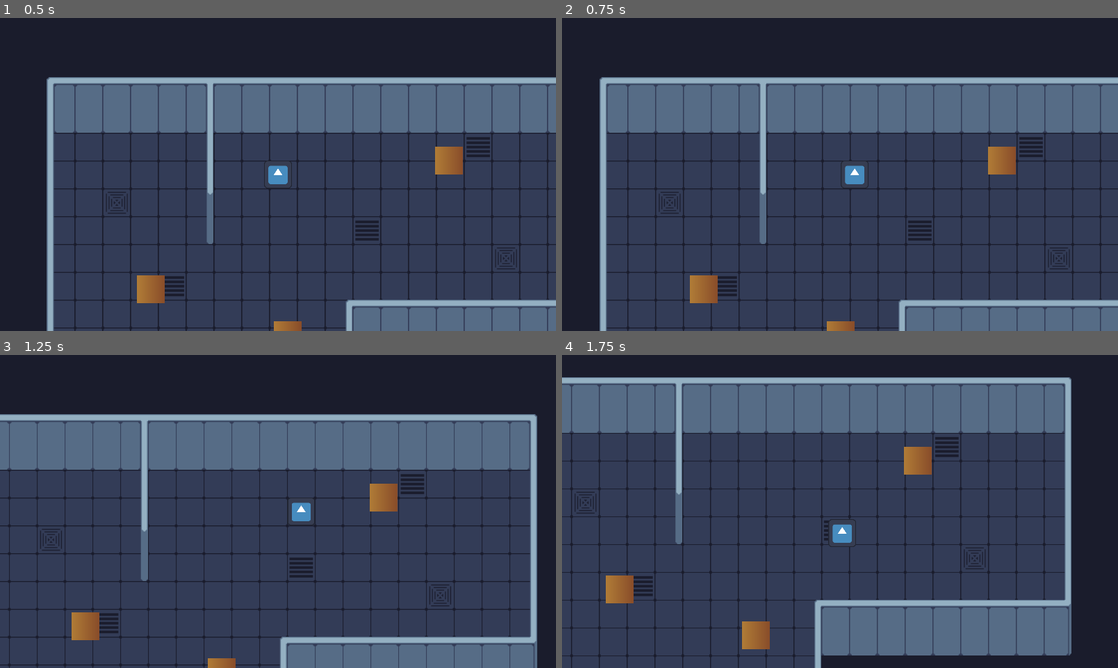
Above: before the commit, frames 1-4 (two rows, left to right).
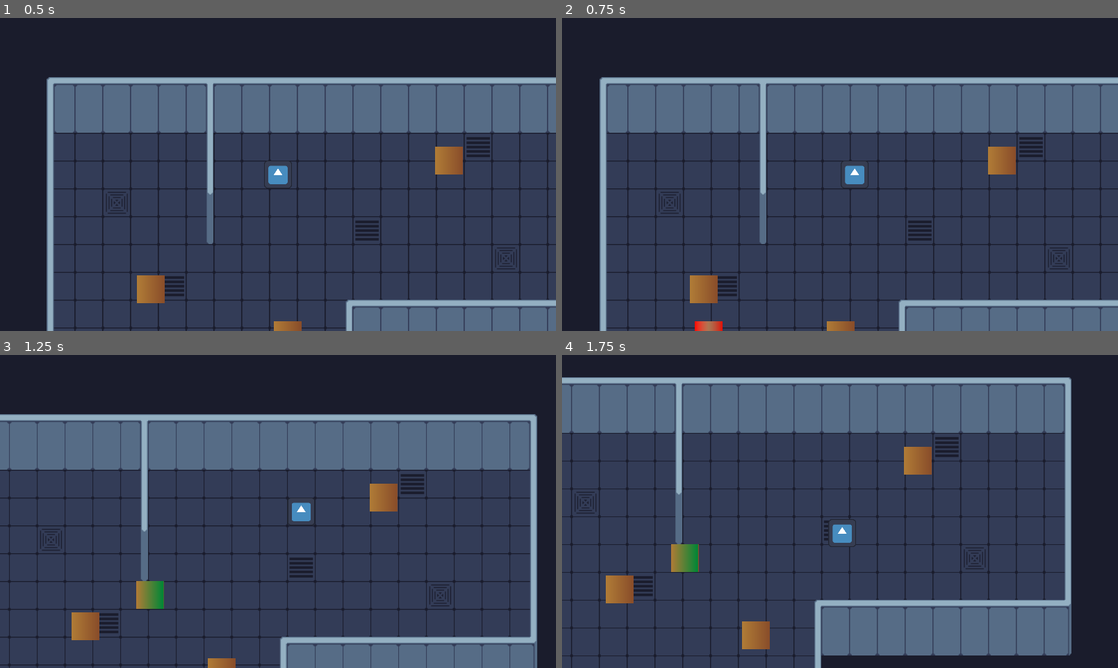
Above: after the commit, the same moments.

Repository: DarrylBD99/Game-Off-2023
Game: Godot game, scene res://Scenes/Levels/LevelTest.tscn
The game is run twice, just before and just after one commit, with the same random seed, the same clock (stepped at 60 frames per second) and the same inputs. The engine's default icon, where the game draws it, is replaced by a stand-in: a white triangle on a blue panel in a dark square.
Inputs (mouse positions are in pixels of both pictures, inside the frame that each line leads up to):
- Up to frame 1 (0.5 s): no input
- Up to frame 2 (0.75 s): tap Enter at 0.5 s; move the mouse to (962, 158) at 0.52 s; hold D (player_right) from 0.53 s (still down); hold Q (player_ability) from 0.53 s (still down)
- Up to frame 3 (1.25 s): keep holding D (player_right); keep holding Q (player_ability)
- Up to frame 4 (1.75 s): move the mouse to (728, 527) at 1.27 s; release D (player_right) at 1.28 s; release Q (player_ability) at 1.28 s; hold S (player_down) from 1.28 s (still down); click (728, 527) at 1.35 s

Frame 1 is identical in both runs. In frame 2, 0.2% of the frame differs, in the area x 23-29%, y 96-100%; in frame 3, 0.4%, in the area x 24-30%, y 72-82%; in frame 4, 0.4%.

Commit message:
first pass dasher

Diff:
--- a/Scenes/Levels/LevelTest.tscn
+++ b/Scenes/Levels/LevelTest.tscn
@@ -1,9 +1,10 @@
-[gd_scene load_steps=10 format=3 uid="uid://cgcrh0mcsx6op"]
+[gd_scene load_steps=11 format=3 uid="uid://cgcrh0mcsx6op"]
 
 [ext_resource type="PackedScene" uid="uid://dtxdllgca58i" path="res://Scenes/Objects/Entity/player.tscn" id="1_brcdq"]
 [ext_resource type="Texture2D" uid="uid://buuhyhwlinsof" path="res://Sprites/Tileset/tileset_x1.png" id="3_nugtr"]
 [ext_resource type="Texture2D" uid="uid://uluw4errac71" path="res://Sprites/LightDefault.png" id="4_s5u2x"]
 [ext_resource type="PackedScene" uid="uid://dea1wxybwdv5l" path="res://Scenes/Objects/Entity/crate.tscn" id="4_yakd8"]
+[ext_resource type="PackedScene" uid="uid://00f1epn3glca" path="res://Scenes/Objects/Entity/dasher_npc.tscn" id="5_y77ah"]
 
 [sub_resource type="TileSetAtlasSource" id="TileSetAtlasSource_06p2g"]
 texture = ExtResource("3_nugtr")
@@ -1055,3 +1056,7 @@
 
 [node name="Crate3" parent="." instance=ExtResource("4_yakd8")]
 position = Vector2(559, 128)
+
+[node name="dasher_npc" parent="." node_paths=PackedStringArray("target") instance=ExtResource("5_y77ah")]
+position = Vector2(185, 377)
+target = NodePath("../Player")
--- /dev/null
+++ b/Scenes/Objects/Entity/dasher_npc.tscn
@@ -0,0 +1,207 @@
+[gd_scene load_steps=23 format=3 uid="uid://00f1epn3glca"]
+
+[ext_resource type="Script" path="res://Scripts/Entity/NPC/Dasher/dasher.gd" id="1_118lk"]
+[ext_resource type="Script" path="res://Scripts/Entity/Stats/Attack.gd" id="2_0ntfv"]
+[ext_resource type="Script" path="res://Scripts/Entity/Stats/Health.gd" id="3_dvupq"]
+[ext_resource type="PackedScene" uid="uid://rf1kc3l23ffk" path="res://Scenes/Component/hitbox.tscn" id="4_cb87j"]
+[ext_resource type="Script" path="res://Scripts/Misc/State Machine/State Manager.gd" id="5_2d1y8"]
+[ext_resource type="Script" path="res://Scripts/Entity/NPC/SharedStates/STATE_IDLE.gd" id="5_bxs6h"]
+[ext_resource type="Script" path="res://Scripts/Entity/NPC/SharedStates/STATE_MOVE.gd" id="5_tr12v"]
+[ext_resource type="Script" path="res://Scripts/Entity/NPC/Dasher/States/DASHER_DASH.gd" id="8_58ksj"]
+[ext_resource type="Script" path="res://Scripts/Misc/CustomMotion.gd" id="9_f1nst"]
+[ext_resource type="Script" path="res://Scripts/Entity/NPC/SharedStates/STATE_WAIT.gd" id="9_t7nd1"]
+[ext_resource type="PackedScene" uid="uid://chej3fpp47ckd" path="res://Scenes/GUI/HealthBar.tscn" id="11_lal17"]
+
+[sub_resource type="Animation" id="Animation_70i01"]
+loop_mode = 2
+step = 1.0
+tracks/0/type = "value"
+tracks/0/imported = false
+tracks/0/enabled = true
+tracks/0/path = NodePath("../MeleeAttack/Area2D/CollisionShape2D:disabled")
+tracks/0/interp = 1
+tracks/0/loop_wrap = true
+tracks/0/keys = {
+"times": PackedFloat32Array(0),
+"transitions": PackedFloat32Array(1),
+"update": 1,
+"values": [false]
+}
+tracks/1/type = "value"
+tracks/1/imported = false
+tracks/1/enabled = true
+tracks/1/path = NodePath("../MeleeAttack/Area2D/CollisionShape2D/Sprite2D2:modulate")
+tracks/1/interp = 1
+tracks/1/loop_wrap = true
+tracks/1/keys = {
+"times": PackedFloat32Array(0),
+"transitions": PackedFloat32Array(1),
+"update": 0,
+"values": [Color(1, 1, 1, 0)]
+}
+
+[sub_resource type="Animation" id="Animation_sbq52"]
+resource_name = "attack"
+tracks/0/type = "value"
+tracks/0/imported = false
+tracks/0/enabled = true
+tracks/0/path = NodePath("../MeleeAttack/Area2D/CollisionShape2D:disabled")
+tracks/0/interp = 1
+tracks/0/loop_wrap = true
+tracks/0/keys = {
+"times": PackedFloat32Array(0, 0.2, 1),
+"transitions": PackedFloat32Array(1, 1, 1),
+"update": 1,
+"values": [true, false, false]
+}
+tracks/1/type = "value"
+tracks/1/imported = false
+tracks/1/enabled = true
+tracks/1/path = NodePath("../MeleeAttack/Area2D/CollisionShape2D/Sprite2D2:modulate")
+tracks/1/interp = 1
+tracks/1/loop_wrap = true
+tracks/1/keys = {
+"times": PackedFloat32Array(0.1, 0.7, 1),
+"transitions": PackedFloat32Array(1, 1, 1),
+"update": 0,
+"values": [Color(1, 1, 1, 1), Color(1, 1, 1, 1), Color(1, 1, 1, 0)]
+}
+
+[sub_resource type="AnimationLibrary" id="AnimationLibrary_v3qyf"]
+_data = {
+"RESET": SubResource("Animation_70i01"),
+"attack": SubResource("Animation_sbq52")
+}
+
+[sub_resource type="Curve" id="Curve_rq3r4"]
+_data = [Vector2(0, 0), 0.0, 0.0, 0, 0, Vector2(0.727273, 0.181818), 3.16057, 3.16057, 0, 0, Vector2(1, 1), 0.0, 0.0, 0, 0]
+point_count = 3
+metadata/_snap_enabled = true
+metadata/_snap_count = 11
+
+[sub_resource type="Gradient" id="Gradient_hg6oj"]
+offsets = PackedFloat32Array(0, 0.968571, 1)
+colors = PackedColorArray(0.692381, 0.486593, 0.215174, 1, 0, 0.529511, 0.215468, 1, 0.537255, 0.301961, 0.164706, 1)
+
+[sub_resource type="GradientTexture2D" id="GradientTexture2D_i2b74"]
+gradient = SubResource("Gradient_hg6oj")
+
+[sub_resource type="RectangleShape2D" id="RectangleShape2D_216d3"]
+size = Vector2(32, 32)
+
+[sub_resource type="Gradient" id="Gradient_56idl"]
+offsets = PackedFloat32Array(0, 0.491686, 1)
+colors = PackedColorArray(1, 0, 0, 1, 1, 0.42449, 0.42449, 0.57551, 1, 0, 0, 1)
+
+[sub_resource type="GradientTexture1D" id="GradientTexture1D_ibwq8"]
+gradient = SubResource("Gradient_56idl")
+
+[sub_resource type="RectangleShape2D" id="RectangleShape2D_oacef"]
+size = Vector2(32, 32)
+
+[sub_resource type="RectangleShape2D" id="RectangleShape2D_tkovw"]
+size = Vector2(32, 32)
+
+[node name="dasher_npc" type="CharacterBody2D" node_paths=PackedStringArray("melee_collision", "state_manager", "action_state_manager", "health", "attack")]
+position = Vector2(-33, 33)
+collision_mask = 12
+script = ExtResource("1_118lk")
+melee_collision = NodePath("MeleeAttack/Area2D")
+state_manager = NodePath("State Manager")
+action_state_manager = NodePath("Action Manager")
+health = NodePath("HP")
+attack = NodePath("ATK")
+
+[node name="ATK" type="Node" parent="."]
+script = ExtResource("2_0ntfv")
+atk = 1.0
+
+[node name="HP" type="Node" parent="."]
+script = ExtResource("3_dvupq")
+
+[node name="AnimationPlayer" type="AnimationPlayer" parent="."]
+root_node = NodePath("../Action Manager")
+libraries = {
+"": SubResource("AnimationLibrary_v3qyf")
+}
+
+[node name="State Manager" type="Node" parent="." node_paths=PackedStringArray("current_state")]
+script = ExtResource("5_2d1y8")
+current_state = NodePath("STATE_IDLE")
+
+[node name="STATE_IDLE" type="Node" parent="State Manager" node_paths=PackedStringArray("next_state")]
+script = ExtResource("5_bxs6h")
+next_state = NodePath("../STATE_MOVE")
+
+[node name="STATE_MOVE" type="Node" parent="State Manager" node_paths=PackedStringArray("next_state")]
+script = ExtResource("5_tr12v")
+next_state = NodePath("../STATE_IDLE")
+target_range = 900.0
+
+[node name="Action Manager" type="Node" parent="." node_paths=PackedStringArray("current_state")]
+script = ExtResource("5_2d1y8")
+current_state = NodePath("STATE_IDLE")
+
+[node name="DASHER_STATE_DASH" type="Node" parent="Action Manager" node_paths=PackedStringArray("DashMotion", "next_state", "animationPlayer", "melee_attack_node")]
+script = ExtResource("8_58ksj")
+DashMotion = NodePath("DASHER_MOTION")
+target_range = 500.0
+next_state = NodePath("../STATE_COOLDOWN")
+animationPlayer = NodePath("../../AnimationPlayer")
+melee_attack_node = NodePath("../../MeleeAttack")
+
+[node name="DASHER_MOTION" type="Node" parent="Action Manager/DASHER_STATE_DASH"]
+script = ExtResource("9_f1nst")
+curve = SubResource("Curve_rq3r4")
+distance = 300.0
+time = 1.0
+
+[node name="STATE_COOLDOWN" type="Node" parent="Action Manager" node_paths=PackedStringArray("next_state")]
+script = ExtResource("9_t7nd1")
+next_state = NodePath("../STATE_IDLE")
+wait_time = 2.0
+
+[node name="STATE_IDLE" type="Node" parent="Action Manager" node_paths=PackedStringArray("next_state")]
+script = ExtResource("5_bxs6h")
+next_state = NodePath("../DASHER_STATE_DASH")
+
+[node name="SizeTimeLimit" type="Timer" parent="."]
+process_callback = 0
+wait_time = 5.0
+one_shot = true
+
+[node name="Sprite2D" type="Sprite2D" parent="."]
+scale = Vector2(0.5, 0.5)
+texture = SubResource("GradientTexture2D_i2b74")
+
+[node name="HealthBar2" parent="." node_paths=PackedStringArray("health") instance=ExtResource("11_lal17")]
+offset_top = -22.0
+offset_bottom = -20.0
+health = NodePath("../HP")
+metadata/_edit_use_anchors_ = true
+
+[node name="MeleeAttack" type="Node2D" parent="."]
+
+[node name="Area2D" type="Area2D" parent="MeleeAttack"]
+position = Vector2(127, 3)
+collision_layer = 2
+
+[node name="CollisionShape2D" type="CollisionShape2D" parent="MeleeAttack/Area2D"]
+position = Vector2(-127, -3)
+shape = SubResource("RectangleShape2D_216d3")
+
+[node name="Sprite2D2" type="Sprite2D" parent="MeleeAttack/Area2D/CollisionShape2D"]
+modulate = Color(1, 1, 1, 0)
+scale = Vector2(0.125, 32)
+texture = SubResource("GradientTexture1D_ibwq8")
+
+[node name="Hitbox" parent="." node_paths=PackedStringArray("health") instance=ExtResource("4_cb87j")]
+collision_layer = 2
+collision_mask = 7
+health = NodePath("../HP")
+
+[node name="Collision" type="CollisionShape2D" parent="Hitbox"]
+shape = SubResource("RectangleShape2D_oacef")
+
+[node name="Collision" type="CollisionShape2D" parent="."]
+shape = SubResource("RectangleShape2D_tkovw")
--- a/Scenes/Objects/Entity/silent_npc.tscn
+++ b/Scenes/Objects/Entity/silent_npc.tscn
@@ -5,9 +5,9 @@
 [ext_resource type="Script" path="res://Scripts/Entity/Stats/Health.gd" id="2_jjvqw"]
 [ext_resource type="PackedScene" uid="uid://rf1kc3l23ffk" path="res://Scenes/Component/hitbox.tscn" id="3_nfm67"]
 [ext_resource type="Script" path="res://Scripts/Misc/State Machine/State Manager.gd" id="4_feb4x"]
-[ext_resource type="Script" path="res://Scripts/Entity/NPC/Silent/States/SILENT_ATTACK.gd" id="5_c31c8"]
+[ext_resource type="Script" path="res://Scripts/Entity/NPC/SharedStates/STATE_ANIMATION.gd" id="5_c31c8"]
 [ext_resource type="Script" path="res://Scripts/Entity/NPC/Silent/States/SILENT_MOVE.gd" id="6_ejeur"]
-[ext_resource type="Script" path="res://Scripts/Entity/NPC/Silent/States/SILENT_IDLE.gd" id="6_jiod6"]
+[ext_resource type="Script" path="res://Scripts/Entity/NPC/SharedStates/STATE_IDLE.gd" id="6_jiod6"]
 [ext_resource type="PackedScene" uid="uid://chej3fpp47ckd" path="res://Scenes/GUI/HealthBar.tscn" id="7_m86c1"]
 [ext_resource type="PackedScene" uid="uid://drjc1gi1ohtja" path="res://Scenes/Component/size_state_manager.tscn" id="8_b603y"]
 [ext_resource type="Script" path="res://Scripts/Entity/NPC/Silent/States/SILENT_INVISIBLE.gd" id="9_aammn"]
@@ -155,24 +155,24 @@
 [sub_resource type="RectangleShape2D" id="RectangleShape2D_ohae8"]
 size = Vector2(32, 16)
 
-[sub_resource type="Gradient" id="Gradient_hg6oj"]
+[sub_resource type="Gradient" id="Gradient_wpqgf"]
 offsets = PackedFloat32Array(0, 0.968571, 1)
 colors = PackedColorArray(0.692381, 0.486593, 0.215174, 1, 0, 0.529511, 0.215468, 1, 0.537255, 0.301961, 0.164706, 1)
 
 [sub_resource type="GradientTexture2D" id="GradientTexture2D_2n1jh"]
-gradient = SubResource("Gradient_hg6oj")
+gradient = SubResource("Gradient_wpqgf")
 
 [sub_resource type="RectangleShape2D" id="RectangleShape2D_p1e6k"]
 size = Vector2(32, 32)
 
-[sub_resource type="Gradient" id="Gradient_56idl"]
+[sub_resource type="Gradient" id="Gradient_fgbrv"]
 offsets = PackedFloat32Array(0, 0.942857, 1)
 colors = PackedColorArray(1, 1, 1, 0, 1, 0.42449, 0.42449, 0.57551, 1, 0, 0, 1)
 
 [sub_resource type="GradientTexture1D" id="GradientTexture1D_ih2tr"]
-gradient = SubResource("Gradient_56idl")
-
-[node name="silent_npc" type="CharacterBody2D" node_paths=PackedStringArray("melee_collision", "state_manager", "action_state_manager", "size_state_manager", "size_time_limit", "health", "attack")]
+gradient = SubResource("Gradient_fgbrv")
+
+[node name="silent_npc" type="CharacterBody2D" node_paths=PackedStringArray("melee_collision", "state_manager", "action_state_manager", "size_state_manager", "health", "attack")]
 collision_layer = 2
 collision_mask = 9
 script = ExtResource("1_gh8xh")
@@ -181,7 +181,6 @@
 state_manager = NodePath("State Manager")
 action_state_manager = NodePath("Action Manager")
 size_state_manager = NodePath("Size State Manager")
-size_time_limit = NodePath("SizeTimeLimit")
 health = NodePath("HP")
 attack = NodePath("ATK")
 
@@ -198,10 +197,9 @@
 "": SubResource("AnimationLibrary_v3qyf")
 }
 
-[node name="Hitbox" parent="." node_paths=PackedStringArray("health") instance=ExtResource("3_nfm67")]
+[node name="Hitbox" parent="." instance=ExtResource("3_nfm67")]
 collision_layer = 2
 collision_mask = 7
-health = NodePath("../HP")
 
 [node name="Collision" type="CollisionShape2D" parent="Hitbox"]
 shape = SubResource("RectangleShape2D_glblf")
@@ -213,13 +211,12 @@
 [node name="SILENT_IDLE" type="Node" parent="State Manager" node_paths=PackedStringArray("next_state")]
 script = ExtResource("6_jiod6")
 next_state = NodePath("../SILENT_MOVE")
-target_range = 100.0
 
 [node name="SILENT_MOVE" type="Node" parent="State Manager" node_paths=PackedStringArray("next_state")]
 script = ExtResource("6_ejeur")
+foostep_time = 1.0
 next_state = NodePath("../SILENT_IDLE")
-target_range = 50.0
-foostep_time = 1.0
+target_range = 250.0
 
 [node name="Action Manager" type="Node" parent="." node_paths=PackedStringArray("current_state")]
 script = ExtResource("4_feb4x")
--- /dev/null
+++ b/Scripts/Entity/NPC/Dasher/States/DASHER_DASH.gd
@@ -0,0 +1,25 @@
+extends STATE_ANIMATION
+
+@export var DashMotion : CustomMotion
+@export var target_range : float
+
+func is_ready() -> bool:
+	var npc = entity as NPC
+	if (!npc.target) :
+		return false;
+
+	return npc.target_distance < target_range
+
+func start():
+	super.start()
+	var npc = entity as NPC
+	if (npc.target) :
+		DashMotion.play(entity, npc.target_direction)
+
+func physics_process(_delta : float) -> State:
+	DashMotion.manual_process(_delta)
+
+	if (!DashMotion.isPlaying):
+		return next_state;
+
+	return null
--- /dev/null
+++ b/Scripts/Entity/NPC/Dasher/dasher.gd
@@ -0,0 +1,10 @@
+extends NPC
+
+@export var melee_collision : Area2D
+
+func _ready():
+	melee_collision.area_entered.connect(area_melee_entered)
+	super._ready()
+
+func area_melee_entered(area: Area2D):
+	area.damage(attack)
--- a/Scripts/Entity/NPC/NPC.gd
+++ b/Scripts/Entity/NPC/NPC.gd
@@ -7,7 +7,7 @@
 var target_distance : float
 
 func _physics_process(delta):
-	if (target) :
+	if ( weakref(target)) :
 		var targetPosition = target.global_position
 		var current_agent_position = global_position
 		var difference = targetPosition - current_agent_position
--- a/Scripts/Entity/NPC/Silent/States/SILENT_ATTACK.gd
+++ b/Scripts/Entity/NPC/SharedStates/STATE_ANIMATION.gd
@@ -1,11 +1,12 @@
 extends State
+class_name STATE_ANIMATION
 
 @export var next_state : State
 @export var animationPlayer : AnimationPlayer
 @export var melee_attack_node : Node2D
+@export var animationName : StringName = "attack"
 
 var isAnimationComplete = false
-var animationName = "attack"
 
 func start():
 	if (animationPlayer && animationPlayer.has_animation(animationName)) :
@@ -23,7 +24,7 @@
 
 func physics_process(_delta : float) -> State:
 	var npc = entity as NPC
-	if (npc.target) :
+	if (npc.target && melee_attack_node) :
 		melee_attack_node.look_at(npc.target.global_position)
 
 	if (isAnimationComplete):
--- /dev/null
+++ b/Scripts/Entity/NPC/SharedStates/STATE_IDLE.gd
@@ -0,0 +1,6 @@
+extends State
+
+@export var next_state : State
+
+func physics_process(_delta : float) -> State:
+	return next_state
--- /dev/null
+++ b/Scripts/Entity/NPC/SharedStates/STATE_MOVE.gd
@@ -0,0 +1,28 @@
+extends State
+class_name STATE_MOVE
+
+@export var next_state : State
+@export var target_range : float
+
+func is_ready() -> bool:
+	var npc = entity as NPC
+	if (!npc || !npc.target) :
+		return false;
+
+	return npc.target_distance > target_range
+
+func end():
+	entity.velocity = Vector2(0, 0)
+
+func physics_process(_delta : float) -> State:
+	var npc = entity as NPC
+	if (!npc.target) :
+		return null;
+
+	if (npc.target_distance <= target_range):
+		return next_state;
+
+	entity.velocity = npc.target_direction * entity.speed
+	entity.move_and_slide()
+
+	return null
--- /dev/null
+++ b/Scripts/Entity/NPC/SharedStates/STATE_WAIT.gd
@@ -0,0 +1,17 @@
+extends State
+
+@export var next_state : State
+@export var wait_time : float
+
+var wait_timer = 0;
+
+func start():
+	wait_timer = 0
+
+func physics_process(_delta : float) -> State:
+	wait_timer += _delta
+
+	if (wait_timer >= wait_time):
+		return next_state
+
+	return null
--- a/Scripts/Entity/NPC/Silent/States/SILENT_IDLE.gd
+++ /dev/null
@@ -1,13 +0,0 @@
-extends State
-
-@export var next_state : State
-@export var target_range : float
-
-func physics_process(_delta : float) -> State:
-	var npc = entity as NPC
-	if (!npc.target) :
-		return null;
-
-	if (npc.target_distance >= target_range):
-		return next_state;
-	return null
--- a/Scripts/Entity/NPC/Silent/States/SILENT_MOVE.gd
+++ b/Scripts/Entity/NPC/Silent/States/SILENT_MOVE.gd
@@ -1,7 +1,5 @@
-extends State
+extends STATE_MOVE
 
-@export var next_state : State
-@export var target_range : float
 @export var foostep_time : float
 
 var foostep_timer = 0
@@ -18,11 +16,9 @@
 	if (!npc.target) :
 		return null;
 
-	if (npc.target_distance <= target_range):
-		return next_state;
-
-	entity.velocity = npc.target_direction * entity.speed
-	entity.move_and_slide()
+	var retState = super.physics_process(_delta)
+	if (retState):
+		return retState;
 
 	foostep_timer += _delta;
 	if (foostep_timer >= foostep_time):
--- /dev/null
+++ b/Scripts/Misc/CustomMotion.gd
@@ -0,0 +1,39 @@
+extends Node
+class_name CustomMotion
+
+@export var curve : Curve
+@export var distance : float
+@export var time : float
+
+var timer : float
+var isPlaying : bool
+var direction : Vector2
+var character : CharacterBody2D
+
+func play(new_character:CharacterBody2D, new_direction: Vector2):
+	timer = 0
+	isPlaying = true
+	direction = new_direction
+	character = new_character
+
+# Called every frame. 'delta' is the elapsed time since the previous frame.
+func manual_process(delta):
+	if (!isPlaying) :
+		return;
+
+	if (!character):
+		return
+
+	var a_normalized_time = timer / time
+
+	timer = min(timer + delta, time)
+	var b_normalized_time = timer / time
+
+	var a_value = curve.sample(a_normalized_time)
+	var b_value = curve.sample(b_normalized_time)
+	var delta_move = (b_value - a_value) * distance
+
+	character.velocity = direction * (delta_move / delta)
+	character.move_and_slide()
+
+	isPlaying = time > timer
--- a/Scripts/Misc/State Machine/State Manager.gd
+++ b/Scripts/Misc/State Machine/State Manager.gd
@@ -19,9 +19,16 @@
 		else:
 			push_warning("Child " + child.name + " is not a State class")
 
+	if (!states.has(current_state)):
+		current_state.entity = entity
+		current_state.state_ready()
+
 	current_state.start()
 
 func physics_process(delta):
+	if (!entity):
+		return;
+
 	var next_state : State = current_state.physics_process(delta)
 
 	change_state(next_state)
@@ -35,7 +42,7 @@
 	return current_state.can_move
 
 func change_state(new_state : State):
-	if new_state != null:
+	if new_state != null && new_state.is_ready():
 		current_state.end()
 
 		current_state = new_state
--- a/Scripts/Misc/State Machine/State.gd
+++ b/Scripts/Misc/State Machine/State.gd
@@ -1,9 +1,11 @@
 extends Node
-
 class_name State
 
 var entity : Entity
 var move_pos : Vector2 = Vector2.ZERO
+
+func is_ready() -> bool:
+	return true
 
 func state_ready():
 	pass
--- a/project.godot
+++ b/project.godot
@@ -23,7 +23,6 @@
 
 window/size/viewport_width=640
 window/size/viewport_height=360
-window/size/mode=4
 window/size/window_width_override=1152
 window/size/window_height_override=648
 window/stretch/mode="canvas_items"
